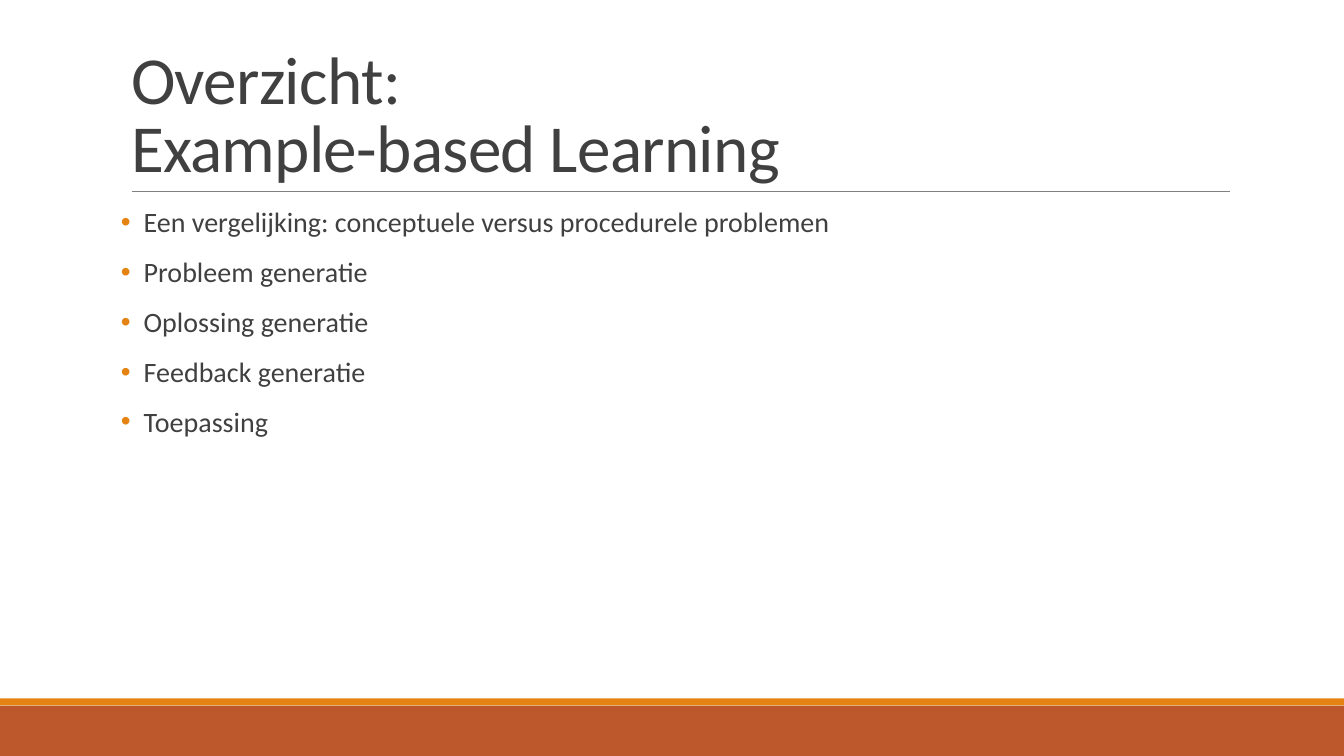
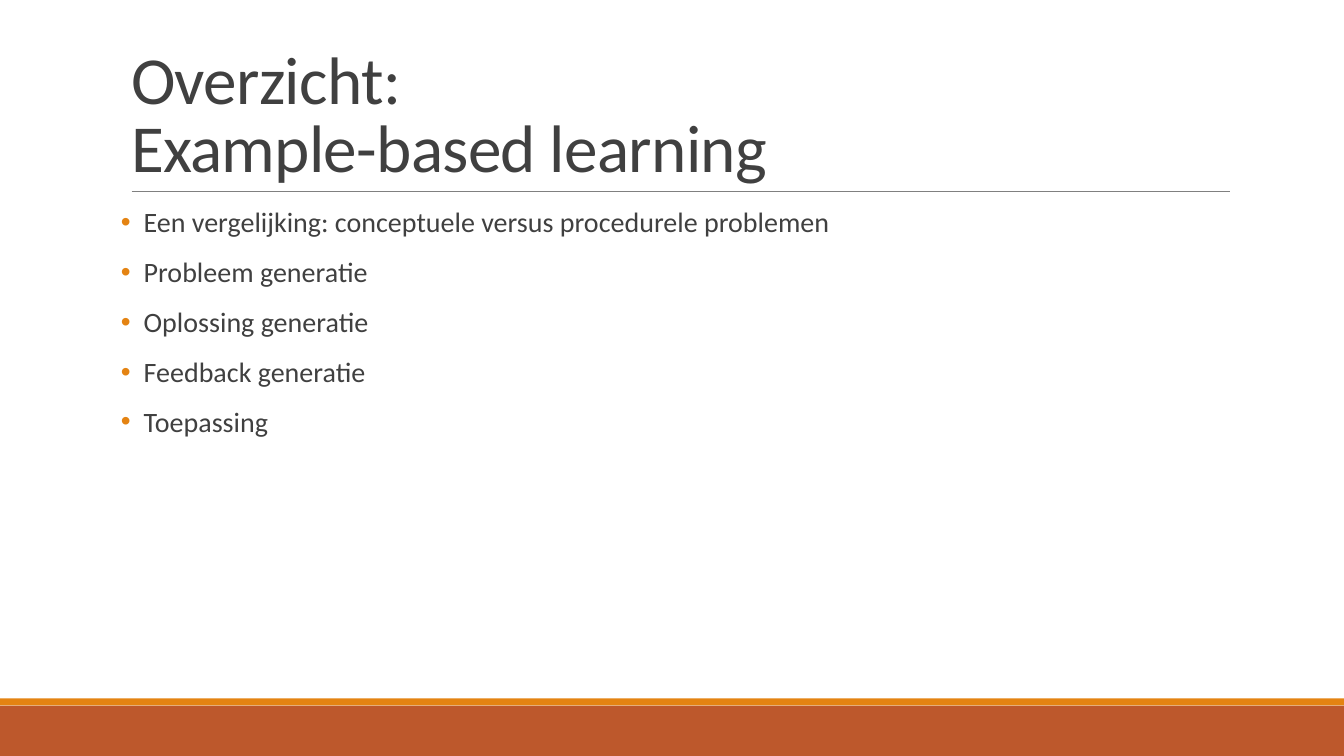
Before and after one commit to TomDeGroote/Bachelorproef, a slide deck: slide 4 of Opdracht 2/Literatuurstudie.pptx. Drawn at 1344x756 pixels with LibreOffice and Linux fonts; fonts in the diff are those of the drawing. Boxes give left, top, right and bottom in pixels: in the first picture for what was removed or moved away, otherwise in the second. Text is boxed around its words. In the diff, an @@ line names an element or a change of style, - is before the commit and + after.

```diff
--- a/Opdracht 2/Literatuurstudie.pptx
+++ b/Opdracht 2/Literatuurstudie.pptx
@@ title at (x1=131, y1=57, x2=767, y2=184): text changed @@
-Overzicht:
-Example-based Learning
+Overzicht:
+Example-based learning
```
Also in this commit, not shown: 7 other slides changed, 1 slide added, 1 slide removed, 4 other files.
